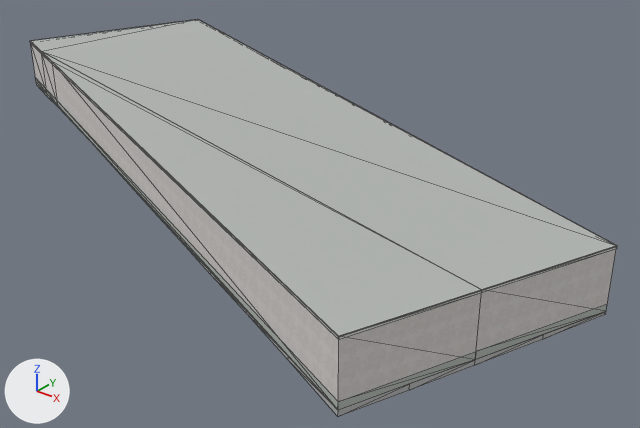
The Blender file assets/blender/buildings/osm-way-53921696.blend as it was, and as the next commit left it.
Before and after are seen from a 50 mm lens placed at (32.1, -33.2, 19.2), pointed at (4.5, 1.4, -2.2). Arrows for +X, +Y and +Z are at lower left; the lights stay in place. The older version comes first. Mesh edges are drawn as thin lines.

Before the edit, the objects in view are built like this:
```python
ob_reality_53921696_near_reality_aged_pale_plaster = bpy.data.objects.new('reality 53921696 near reality aged pale plaster', me_reality_53921696_near_reality_aged_pale_plaster)
ob_reality_53921696_near_reality_aged_pale_plaster.parent = ob_osm_way_53921696
ob_reality_53921696_near_reality_aged_pale_plaster.location = (0.0, 0.0, 0.0)
ob_reality_53921696_near_reality_flat_weathered_roof = bpy.data.objects.new('reality 53921696 near reality flat weathered roof', me_reality_53921696_near_reality_flat_weathered_roof)
ob_reality_53921696_near_reality_flat_weathered_roof.parent = ob_osm_way_53921696
ob_reality_53921696_near_reality_flat_weathered_roof.location = (0.0, 0.0, 0.0)
ob_reality_53921696_near_reality_pale_aluminum_sill = bpy.data.objects.new('reality 53921696 near reality pale aluminum sill', me_reality_53921696_near_reality_pale_aluminum_sill)
ob_reality_53921696_near_reality_pale_aluminum_sill.parent = ob_osm_way_53921696
ob_reality_53921696_near_reality_pale_aluminum_sill.location = (0.0, 0.0, 0.0)
# also in view: 'building foundation 53921696' at (0.0, 0.0, -0.1); 'reality 53921696 near reality concrete plinth' at (0.0, 0.0, 0.2)
```
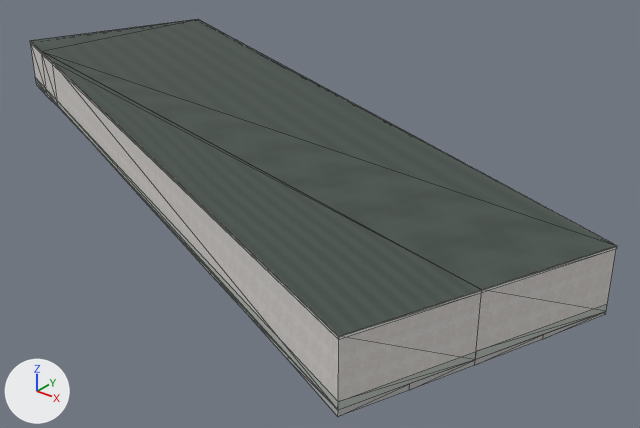
The change, as a list of edits to the scene's bpy script:
```text
Add img_roof_normal_png:
    img_roof_normal_png = load_image('roof-normal.png', '../../../public/models/architecture/textures/roof-normal.png', 256, 256, 'Non-Color')
Add img_roof_color_png:
    img_roof_color_png = load_image('roof-color.png', '../../../public/models/architecture/textures/roof-color.png', 256, 256, 'sRGB')
Change mat_reality_flat_weathered_roof:
    remove # nodes: BsdfPrincipled, OutputMaterial
    remove # colours: grey #b3b7b4
    nodes: BsdfPrincipled, MixRGB, NormalMap, OutputMaterial, TexImage x2
    colours: white #ffffff
    uses the picture img_roof_color_png
    uses the picture img_roof_normal_png
Change me_reality_53921696_near_reality_pale_aluminum_sill:
    used by ob_reality_53921696_near_reality_pale_aluminum_sill; parent = ob_osm_way_53921696; location = (0.0, 0.0, 0.0)
    remove me_reality_53921696_near_reality_pale_aluminum_sill.from_pydata(...)  # 28 vertices, 14 faces; spans x -22.0..22.0, y -13.8..13.8, z 2.9..3.0
    add me_reality_53921696_near_reality_pale_aluminum_sill.from_pydata(...)  # 56 vertices, 28 faces; spans x -22.0..22.0, y -13.8..13.8, z 2.9..3.0
    me_reality_53921696_near_reality_pale_aluminum_sill part 1: 24 vertices added at x -22.0..22.0, y -13.8..13.8, z 3.0
    other edits to the shape of me_reality_53921696_near_reality_pale_aluminum_sill do not show in these pictures
```

Boxes [x1, y1, x2, y2] around the edits, measured in the pictures (640 x 428 px):
'reality 53921696 near reality flat weathered roof', surface changed (darker)
    both: [31, 19, 616, 336]
part 1 of me_reality_53921696_near_reality_pale_aluminum_sill, added
    after: [30, 41, 617, 340]
